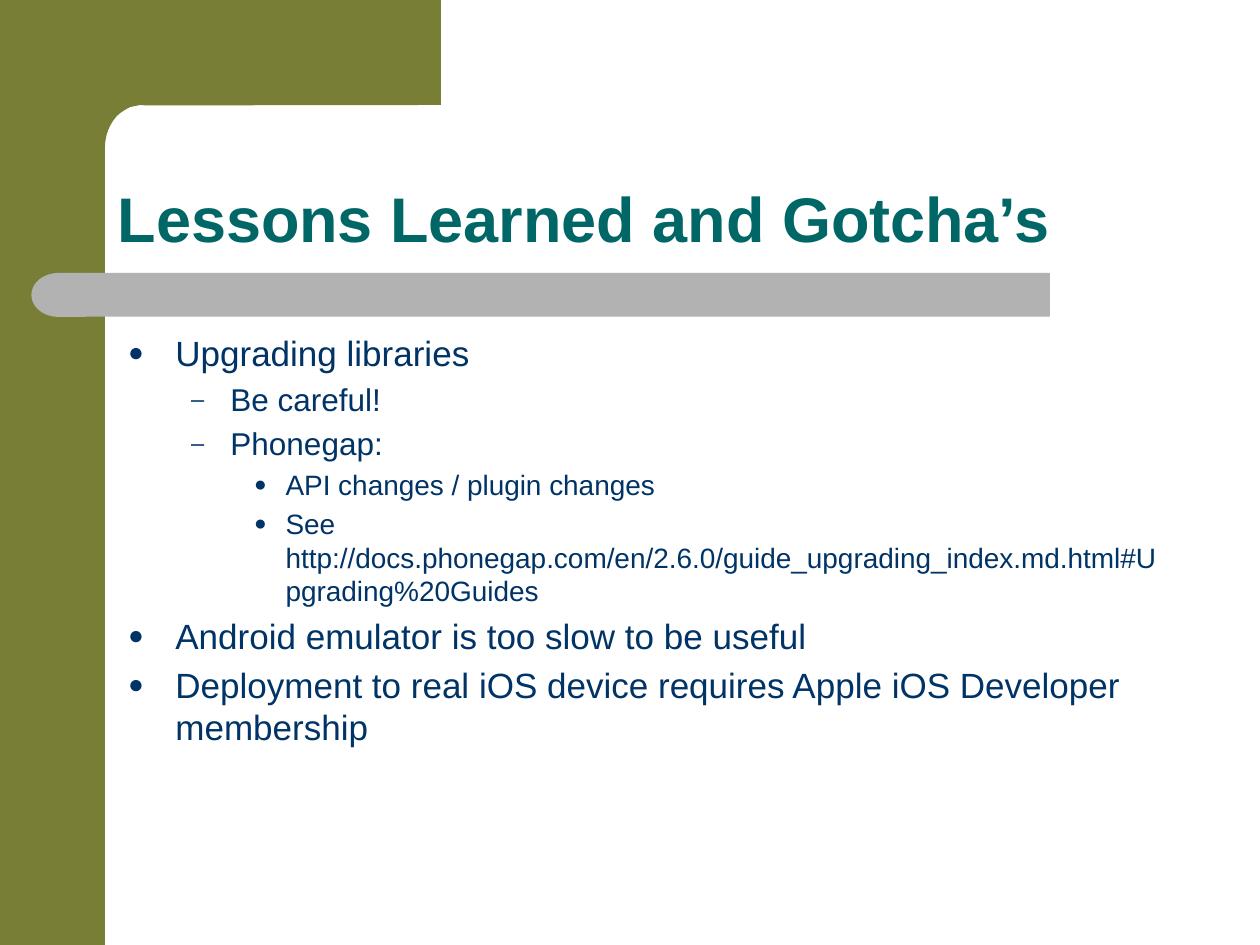
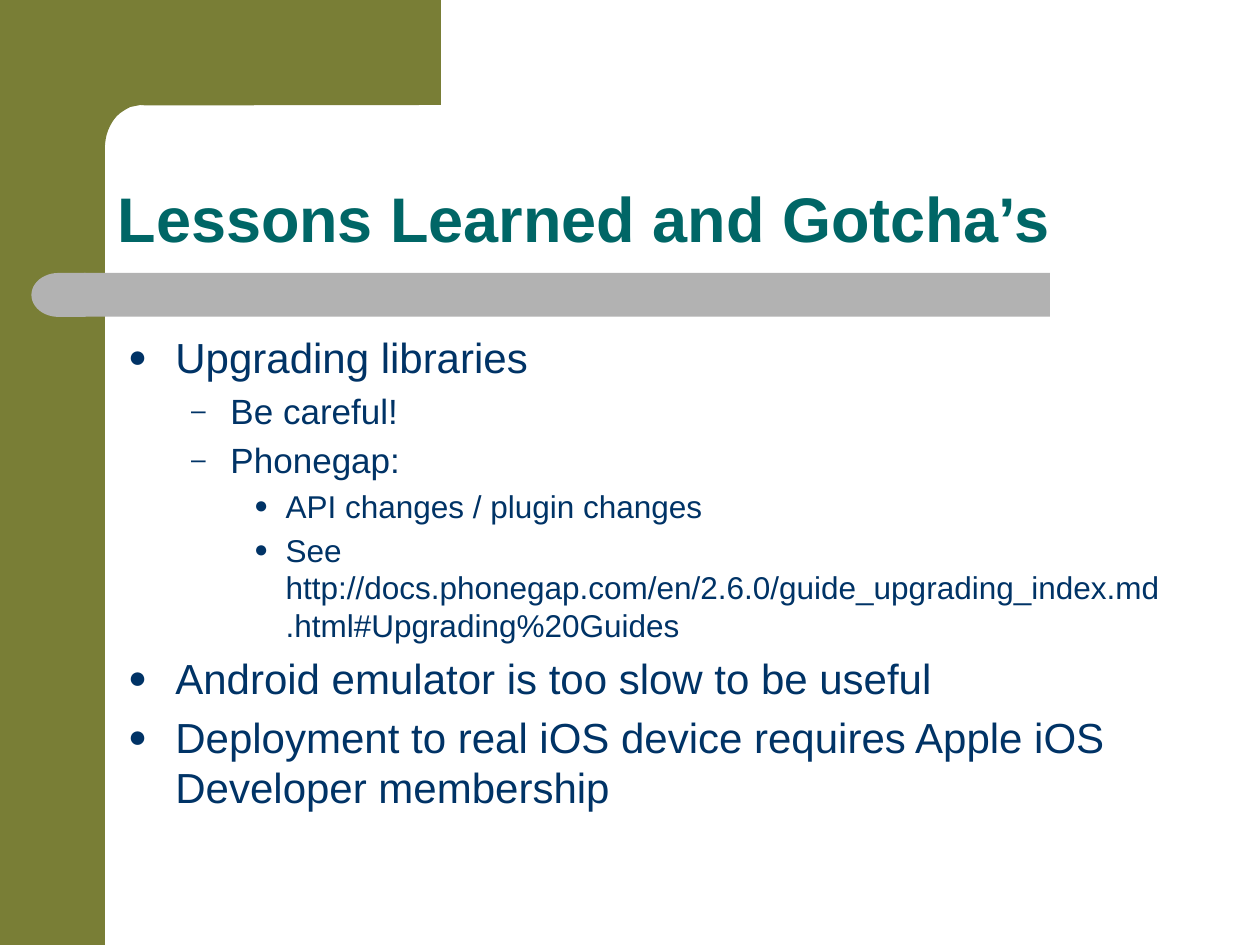
Before and after one commit to jkwuc89/RealPhonegapApp, a slide deck: slide 15 of RealWorldMobileAppDevelopment.pptx. Drawn at 1260x945 pixels with LibreOffice and Linux fonts; fonts in the diff are those of the drawing; background and template pictures are left out. Boxes give left, top, right and bottom in pixels: in the first picture for what was removed or moved away, otherwise in the second. Text is boxed around its words. In the diff, an @@ line names an element or a change of style, - is before the commit and + after.

```diff
--- a/RealWorldMobileAppDevelopment.pptx
+++ b/RealWorldMobileAppDevelopment.pptx
@@ text "Upgrading libraries" at box(175, 342, 1159, 812): size 20 to 24 pt in "Upgrading libraries", "Android emulator is too slow to be ...", "Deployment to real iOS device requires Apple ..."; size 18 to 20 pt in "Be careful!", "Phonegap:"; size 16 to 18 pt in "API changes / plugin changes", "See http://docs.phonegap.com/en/2.6.0/guide_upgrading_index. ..." @@
```
Also in this commit, not shown: 11 other slides changed.
